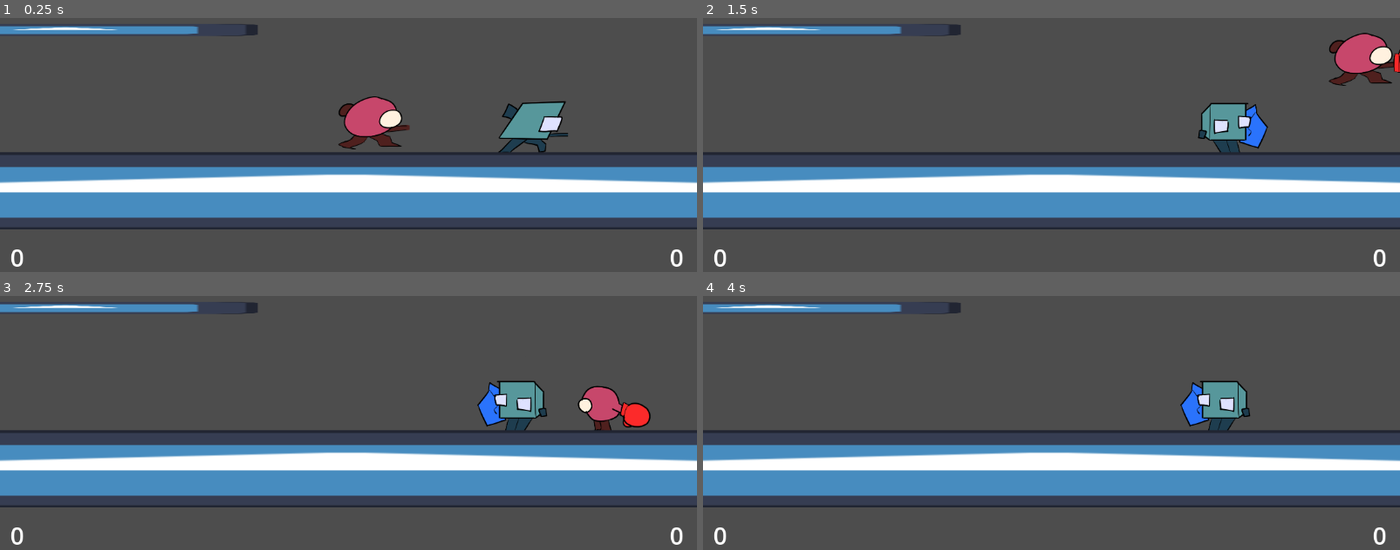
Above: before the commit, frames 1-4 (two rows, left to right).
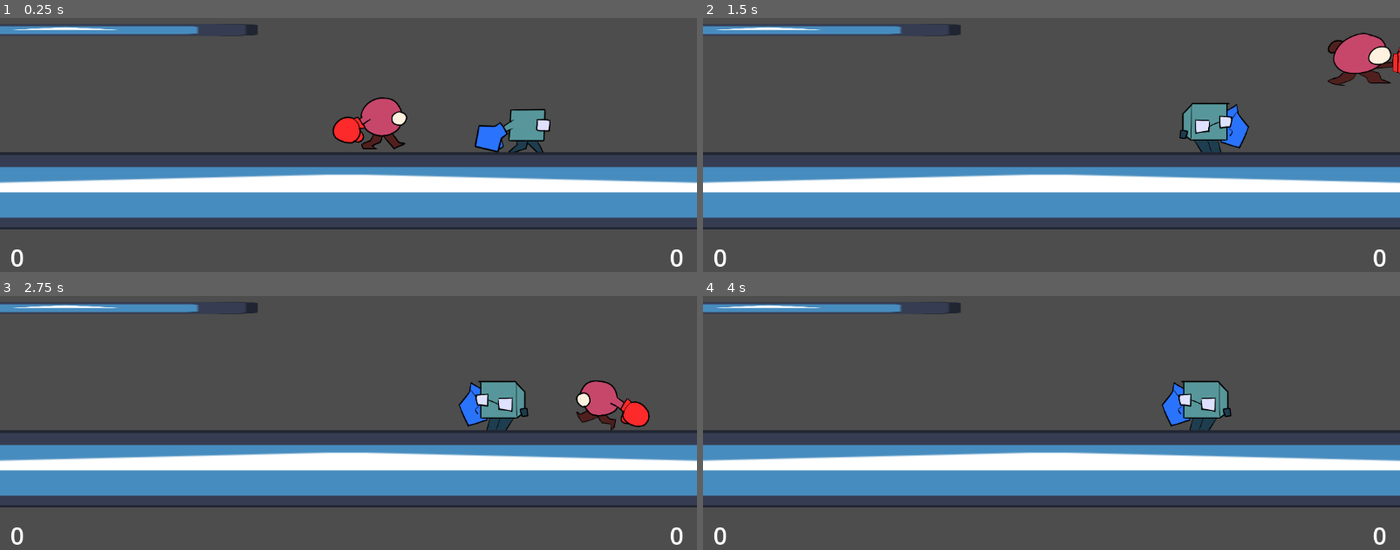
Above: after the commit, the same moments.

Repository: DATT4300PEOPLE/Upperdut
Game: Godot game, scene res://Levels/level_one.tscn
Same seed, same stepped clock (60 frames per second), same inputs: the game is played once before the commit and once after it. The engine's default icon, where the game draws it, is replaced by a stand-in: a white triangle on a blue panel in a dark square.
Inputs:
- Up to frame 1 (0.25 s): no input
- Up to frame 2 (1.5 s): hold D (P1Right) from 0.53 s (still down); tap Q (P1Parry) at 0.6 s; tap Space (P1Jump) at 0.77 s; tap E (P1Punch) at 1.35 s
- Up to frame 3 (2.75 s): tap Space (P1Jump) at 1.52 s; tap Enter at 2 s; release D (P1Right) at 2.03 s; hold A (P1Left) from 2.03 s (still down); tap Left (P2Left) at 2.1 s
- Up to frame 4 (4 s): release A (P1Left) at 2.78 s; hold D (P1Right) from 2.78 s (still down); tap / (P2Parry) at 2.85 s; tap Space (P1Jump) at 3.02, 3.5, 3.77 s; tap Shift (P2Punch) at 3.6 s

The runs differ from the first frame. In frame 1, 2.6% of the frame differs, in the area x 47-82%, y 30-53%; in frame 2, 2.0%; in frame 3, 2.4%; in frame 4, 1.7%.

Commit message:
Improved walking animations
updated player1-sprites.png
updated player2-sprites.png

Both players now have a 4 frame walking animation that is 10 FPS instead of 2 frames at 5 FPS

Diff:
--- a/upperdut/Levels/level_one.tscn
+++ b/upperdut/Levels/level_one.tscn
@@ -27,7 +27,7 @@
 max_action_duration = 3
 
 [node name="Player 2" parent="." instance=ExtResource("1_2b52f")]
-position = Vector2(877, 362)
+position = Vector2(848, 361)
 collision_layer = 2
 defaultSpeed = 500
 jump_power = -500.0
@@ -66,7 +66,6 @@
 
 [node name="CollisionShape2D" type="CollisionShape2D" parent="ScreenRight"]
 position = Vector2(-1.00024, -822.49)
-scale = Vector2(1, 1)
 shape = SubResource("RectangleShape2D_ya8ts")
 
 [node name="ScreenLeft" type="Area2D" parent="."]
@@ -74,5 +73,4 @@
 
 [node name="CollisionShape2D" type="CollisionShape2D" parent="ScreenLeft"]
 position = Vector2(-1.00024, -822.49)
-scale = Vector2(1, 1)
 shape = SubResource("RectangleShape2D_ya8ts")
--- a/upperdut/Sprites/p1Frames.tres
+++ b/upperdut/Sprites/p1Frames.tres
@@ -30,13 +30,21 @@
 atlas = ExtResource("1_d611u")
 region = Rect2(256, 768, 256, 256)
 
-[sub_resource type="AtlasTexture" id="AtlasTexture_hpxqs"]
+[sub_resource type="AtlasTexture" id="AtlasTexture_u1hq2"]
 atlas = ExtResource("1_d611u")
-region = Rect2(0, 0, 256, 256)
+region = Rect2(768, 0, 256, 256)
 
 [sub_resource type="AtlasTexture" id="AtlasTexture_5dvho"]
 atlas = ExtResource("1_d611u")
 region = Rect2(256, 0, 256, 256)
+
+[sub_resource type="AtlasTexture" id="AtlasTexture_qqafd"]
+atlas = ExtResource("1_d611u")
+region = Rect2(512, 0, 256, 256)
+
+[sub_resource type="AtlasTexture" id="AtlasTexture_hpxqs"]
+atlas = ExtResource("1_d611u")
+region = Rect2(0, 0, 256, 256)
 
 [resource]
 animations = [{
@@ -93,12 +101,18 @@
 }, {
 "frames": [{
 "duration": 1.0,
-"texture": SubResource("AtlasTexture_hpxqs")
+"texture": SubResource("AtlasTexture_u1hq2")
 }, {
 "duration": 1.0,
 "texture": SubResource("AtlasTexture_5dvho")
+}, {
+"duration": 1.0,
+"texture": SubResource("AtlasTexture_qqafd")
+}, {
+"duration": 1.0,
+"texture": SubResource("AtlasTexture_hpxqs")
 }],
 "loop": false,
 "name": &"Walk",
-"speed": 5.0
+"speed": 10.0
 }]
--- a/upperdut/Sprites/p2Frames.tres
+++ b/upperdut/Sprites/p2Frames.tres
@@ -30,13 +30,21 @@
 atlas = ExtResource("1_o7f67")
 region = Rect2(256, 768, 256, 256)
 
-[sub_resource type="AtlasTexture" id="AtlasTexture_whtlt"]
+[sub_resource type="AtlasTexture" id="AtlasTexture_oltoa"]
 atlas = ExtResource("1_o7f67")
-region = Rect2(0, 0, 256, 256)
+region = Rect2(768, 0, 256, 256)
 
 [sub_resource type="AtlasTexture" id="AtlasTexture_2848f"]
 atlas = ExtResource("1_o7f67")
 region = Rect2(256, 0, 256, 256)
+
+[sub_resource type="AtlasTexture" id="AtlasTexture_2c71x"]
+atlas = ExtResource("1_o7f67")
+region = Rect2(512, 0, 256, 256)
+
+[sub_resource type="AtlasTexture" id="AtlasTexture_whtlt"]
+atlas = ExtResource("1_o7f67")
+region = Rect2(0, 0, 256, 256)
 
 [resource]
 animations = [{
@@ -93,12 +101,18 @@
 }, {
 "frames": [{
 "duration": 1.0,
-"texture": SubResource("AtlasTexture_whtlt")
+"texture": SubResource("AtlasTexture_oltoa")
 }, {
 "duration": 1.0,
 "texture": SubResource("AtlasTexture_2848f")
+}, {
+"duration": 1.0,
+"texture": SubResource("AtlasTexture_2c71x")
+}, {
+"duration": 1.0,
+"texture": SubResource("AtlasTexture_whtlt")
 }],
 "loop": true,
 "name": &"Walk",
-"speed": 5.0
+"speed": 10.0
 }]
--- a/upperdut/Sprites/player_sprite.tscn
+++ b/upperdut/Sprites/player_sprite.tscn
@@ -23,10 +23,10 @@
 shape = SubResource("RectangleShape2D_as2do")
 
 [node name="PlayerSprite" type="AnimatedSprite2D" parent="."]
-position = Vector2(1, -2)
+position = Vector2(-1, -2)
 scale = Vector2(0.490234, 0.490234)
 sprite_frames = ExtResource("2_8egcn")
-animation = &"Punch"
+animation = &"Walk"
 
 [node name="BoxingGlove" type="AnimatedSprite2D" parent="PlayerSprite"]
 visible = false
Not shown: 1 places in upperdut/Sprites/p1Frames.tres that only renumber resources
Not shown: 1 places in upperdut/Sprites/p2Frames.tres that only renumber resources
Binary file changed: upperdut/Sprites/player1-sprites.png
Binary file changed: upperdut/Sprites/player2-sprites.png
